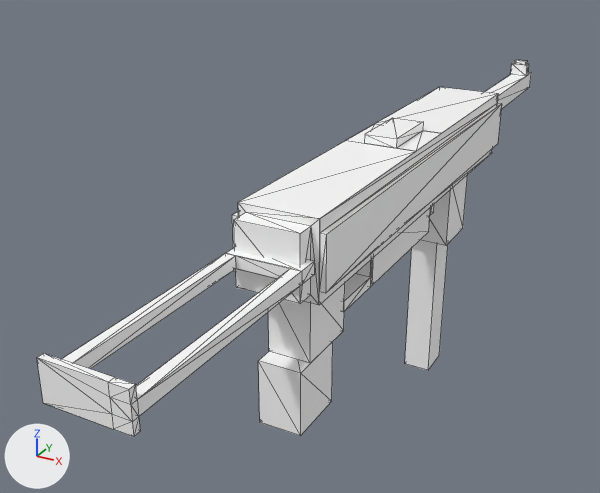
One commit to the FBX model BGN CITY WARS/Assets/BLOCKYGON ASSETS ©/MODELS/WEAPONS AND GEARS/WEAPON/SMG/BGN-MP40.fbx: the scene before it, then after it.
Both versions are drawn from a 50 mm lens placed at (0.571, -1.644, 0.882), pointed at (-0.179, -0.28, 0.2). Lighting does not change. The marker at lower left points along +X, +Y and +Z. Mesh edges are drawn as thin lines. Where no turn or scale is listed for an object, it has been applied to the vertices.

Names of what the first picture shows: 'BODY', 'CLIP', 'PART'.
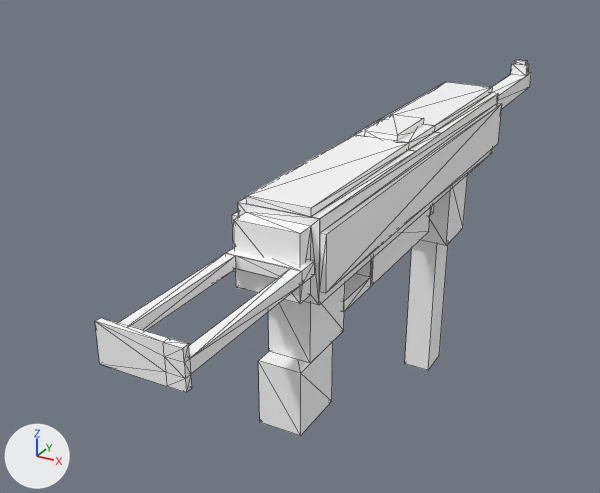
Patch to the scene script:
```diff
--- a/BGN CITY WARS/Assets/BLOCKYGON ASSETS ©/MODELS/WEAPONS AND GEARS/WEAPON/SMG/BGN-MP40.fbx.py
+++ b/BGN CITY WARS/Assets/BLOCKYGON ASSETS ©/MODELS/WEAPONS AND GEARS/WEAPON/SMG/BGN-MP40.fbx.py
@@ me_scene_001 @@
 me_scene_001.from_pydata(...)  # 36 vertices, 64 faces; spans x -0.065..0.065, y -0.204..0.204, z -0.03..0.03
 # used by ob_part; location = (0.002, -0.887, 0.373)
+# me_scene_001 part 2: all 24 vertices in x -0.065..0.065, y -0.204..-0.194, z -0.03..0.03 are moved by (0.0, 0.094, 0.0)
 me_scene_001.materials.append(mat_mp40_shaded_texture)
@@ me_scene @@
 # used by ob_body; location = (0.0, -0.012, 0.263)
-me_scene.from_pydata(...)  # 144 vertices, 248 faces; spans x -0.08..0.08, y -0.693..0.693, z -0.199..0.199
+me_scene.from_pydata(...)  # 168 vertices, 312 faces; spans x -0.08..0.08, y -0.693..0.693, z -0.199..0.207
+# me_scene part 1
+# 8 faces are deleted
+# 4 vertices in x -0.032..0.032, y -0.294..-0.165, z 0.199 move by (0.0, 0.0, 0.008)
+# 16 vertices are added at x -0.054..0.025, y -0.661..0.202, z 0.183..0.195
+# 8 new vertices lie (0.108, 0.0, 0.0) away from vertices in x -0.054, y -0.661..0.202, z 0.183..0.195
+# 72 new faces join them
 me_scene.materials.append(mat_mp40_shaded_texture)
```

Boxes (x1, y1, x2, y2) around the edits, measured in the pictures (600 x 493 px; the box of a moved part takes in the faces that stretch with it):
'PART', reshaped (21% narrower, 23% shorter)
    before: (37, 247, 315, 437)
    after: (95, 247, 315, 393)
part 1 of me_scene, built on
    before: (239, 87, 497, 219)
    after: (239, 82, 497, 219)
part 2 of me_scene_001, moved or reshaped
    before: (37, 257, 298, 437)
    after: (95, 257, 298, 393)
